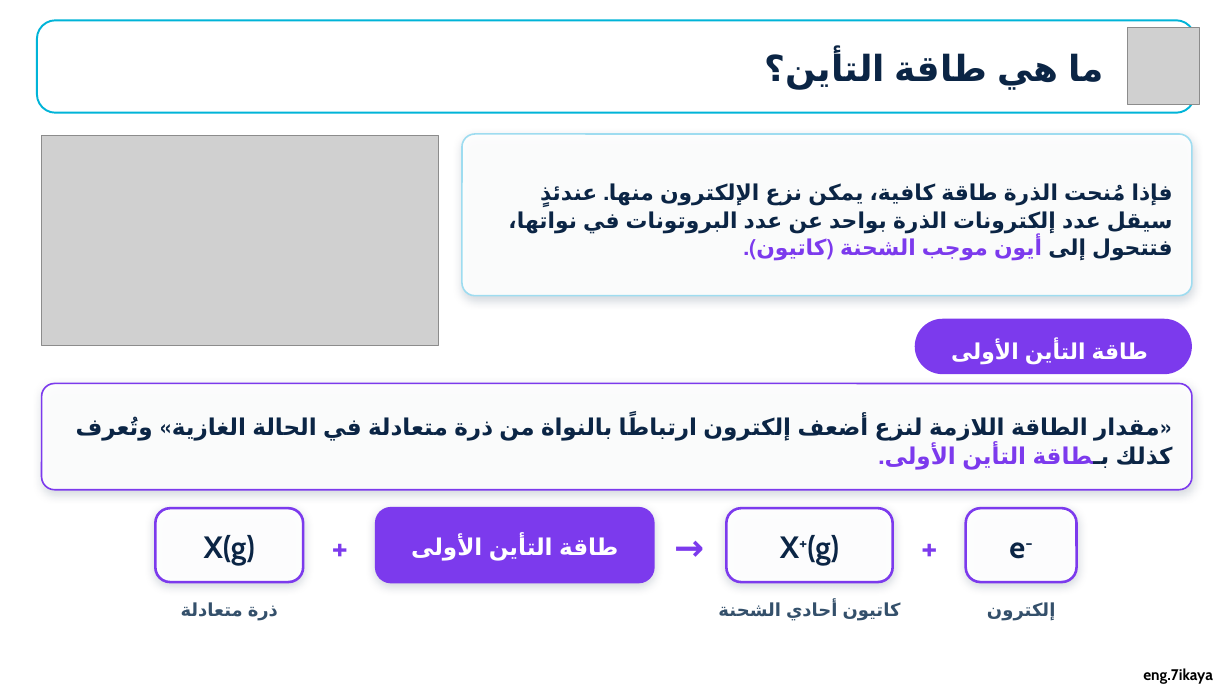
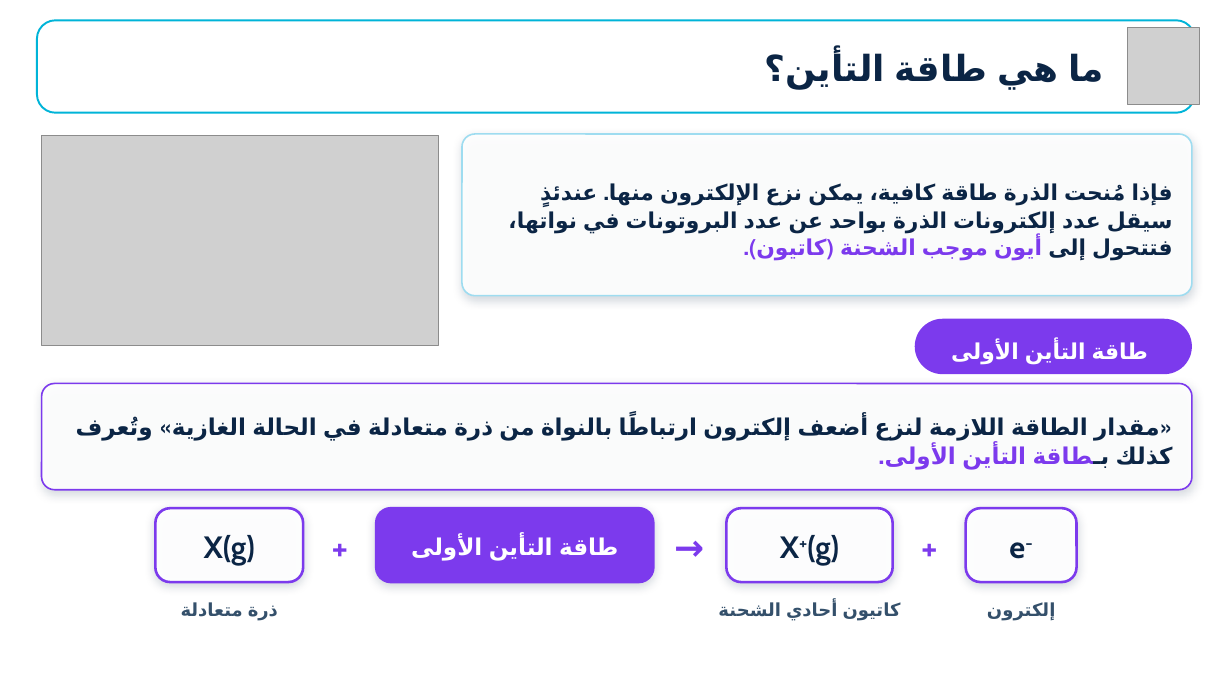
Before and after one commit to eanwarauto/Project-1, a slide deck: slide 23 of presentations/الميول_الدورية_3-2_متحرك.pptx. Drawn at 1232x693 pixels with LibreOffice and Linux fonts; fonts in the diff are those of the drawing; grey boxes stand for pictures; background and template pictures are left out. Boxes give left, top, right and bottom in pixels: in the first picture for what was removed or moved away, otherwise in the second. Text is boxed around its words. In the diff, an @@ line names an element or a change of style, - is before the commit and + after.

```diff
--- a/presentations/الميول_الدورية_3-2_متحرك.pptx
+++ b/presentations/الميول_الدورية_3-2_متحرك.pptx
@@ text removed at <box>1143,668,1213,684</box> @@
-eng.7ikaya
```
Also in this commit, not shown: 51 other slides changed.
